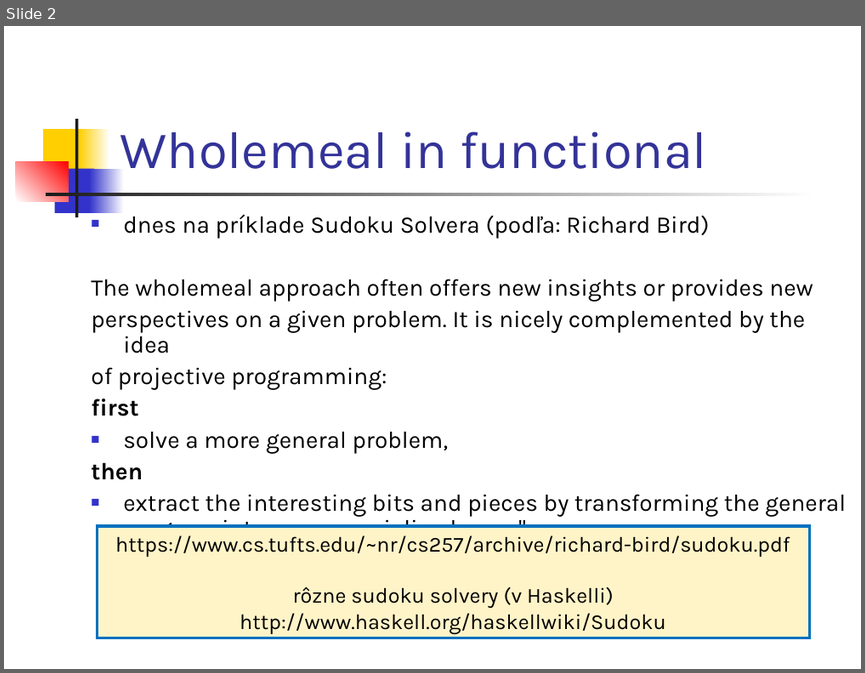
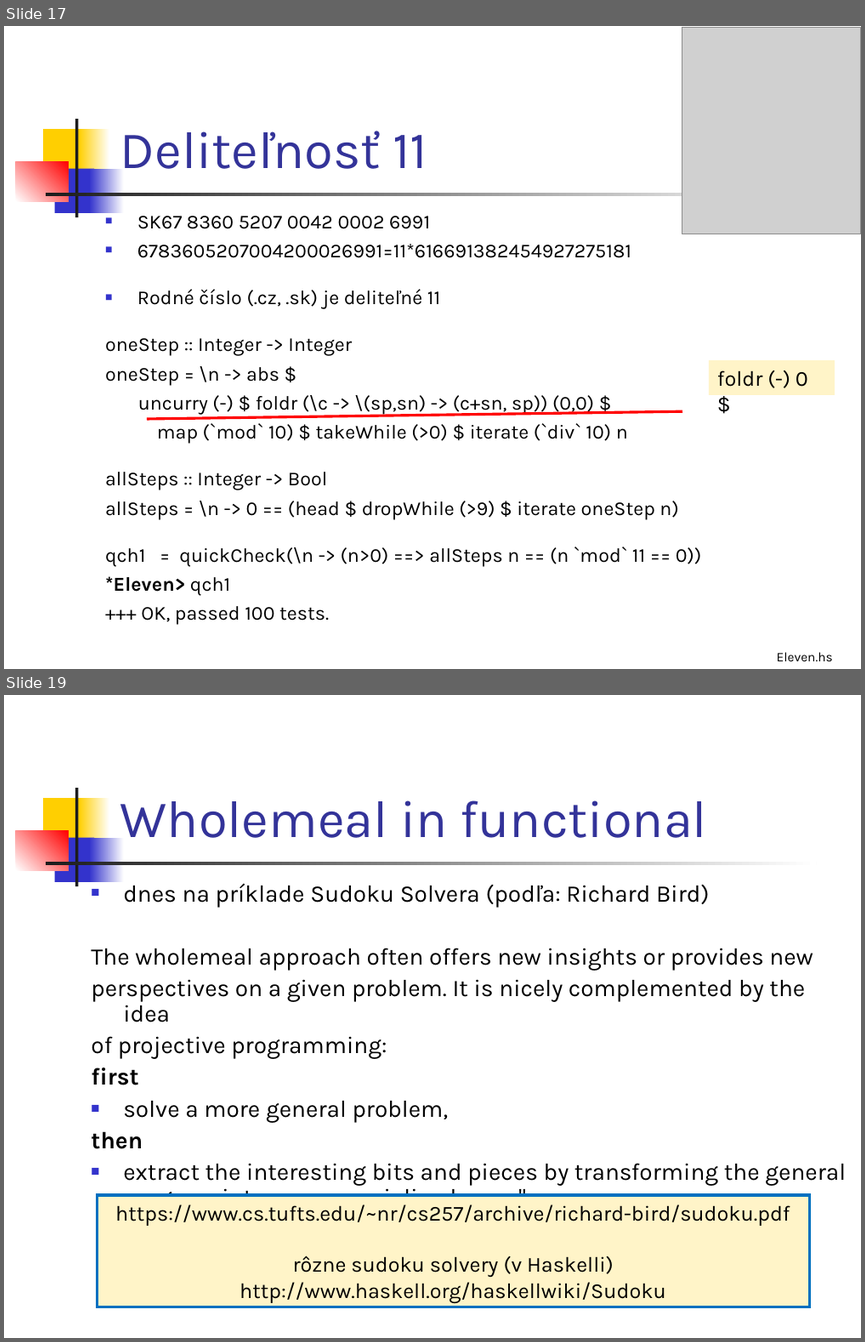
Before and after one commit to Funkcionalne/Prednasky, a slide deck: 04/04_fpro.ppt. Shown one above the other, each under a label of ours: slide 2 before the commit, slides 17 and 19 after it; the slides between them are not shown. The pictures are 865x673 and 865x1342 pixels, drawn with LibreOffice and Linux fonts; fonts in the diff are those of the drawing; grey boxes stand for pictures. Boxes give left, top, right and bottom in pixels: in the first picture for what was removed or moved away, otherwise in the second. Text is boxed around its words. In the diff, an @@ line names an element or a change of style, - is before the commit and + after.

```diff
--- a/04/04_fpro.ppt
+++ b/04/04_fpro.ppt
@@ slide 17 added at (x1=4, y1=26, x2=861, y2=669), background #FFFFFF; not listed: 7 template elements that a slide beside it also shows @@
@@ picture added at (x1=682, y1=28, x2=861, y2=234) @@
@@ title added at (x1=120, y1=131, x2=428, y2=169), 44 pt, text #333399 @@
+Deliteľnosť 11
@@ text added at (x1=105, y1=216, x2=701, y2=624), 16.6 pt, text #000000 @@
+■ SK67 8360 5207 0042 0002 6991
+■ 6783605207004200026991=11*616691382454927275181
+■ Rodné číslo (.cz, .sk) je deliteľné 11
+oneStep :: Integer -> Integer
+oneStep = \n -> abs $
+uncurry (-) $ foldr (\c -> \(sp,sn) -> (c+sn, sp)) (0,0) $
+map (`mod` 10) $ takeWhile (>0) $ iterate (`div` 10) n
+allSteps :: Integer -> Bool
+allSteps = \n -> 0 == (head $ dropWhile (>9) $ iterate oneStep n)
+qch1 = quickCheck(\n -> (n>0) ==> allSteps n == (n `mod` 11 == 0))
+*Eleven> qch1
++++ OK, passed 100 tests.
@@ rectangle added at (x1=709, y1=360, x2=834, y2=394), fill #FFF4C8, 18 pt, text #000000 @@
+foldr (-) 0 $
@@ line added from (147, 419) to (682, 412), #FF0000 2.24 pt @@
@@ text added at (x1=777, y1=652, x2=833, y2=661), 11 pt, text #000000 @@
+Eleven.hs
@@ what was slide 2 is now slide 19 @@
```
Also in this commit, not shown: 1 slide changed, 16 other slides added, 9 other files.
